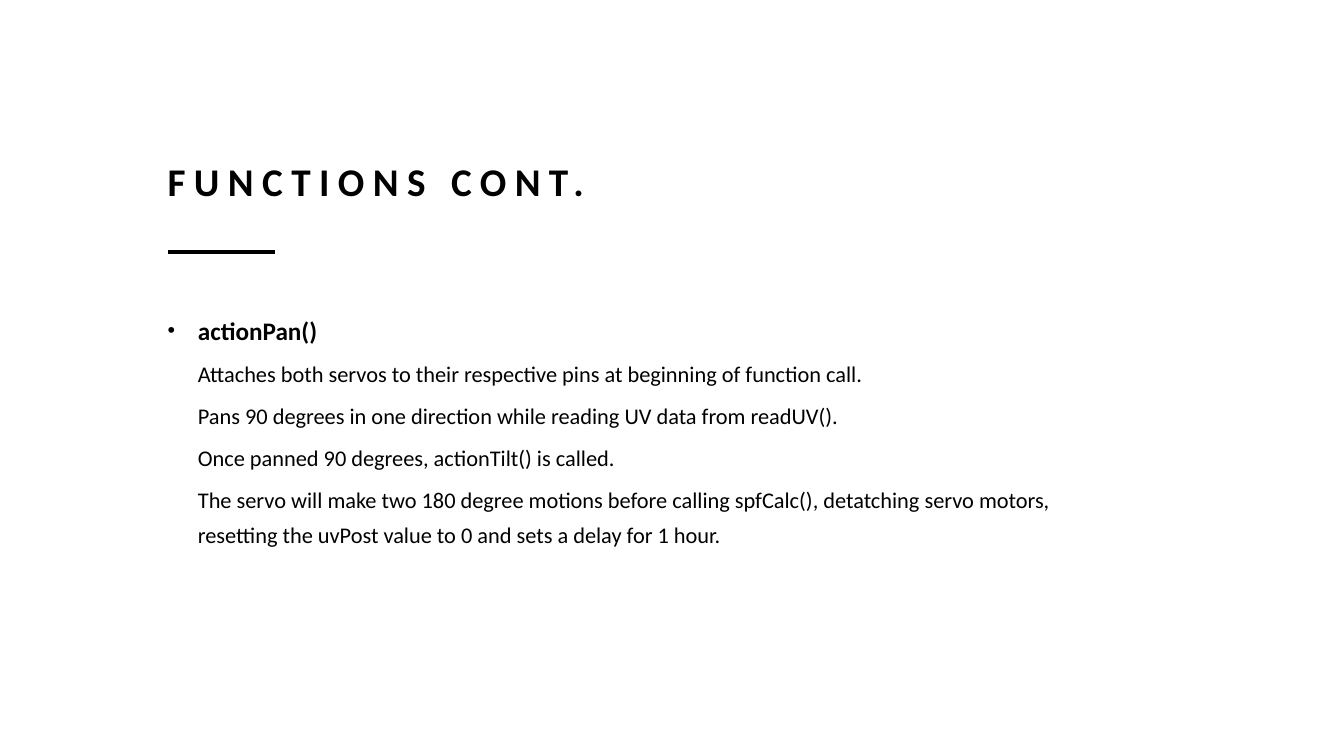
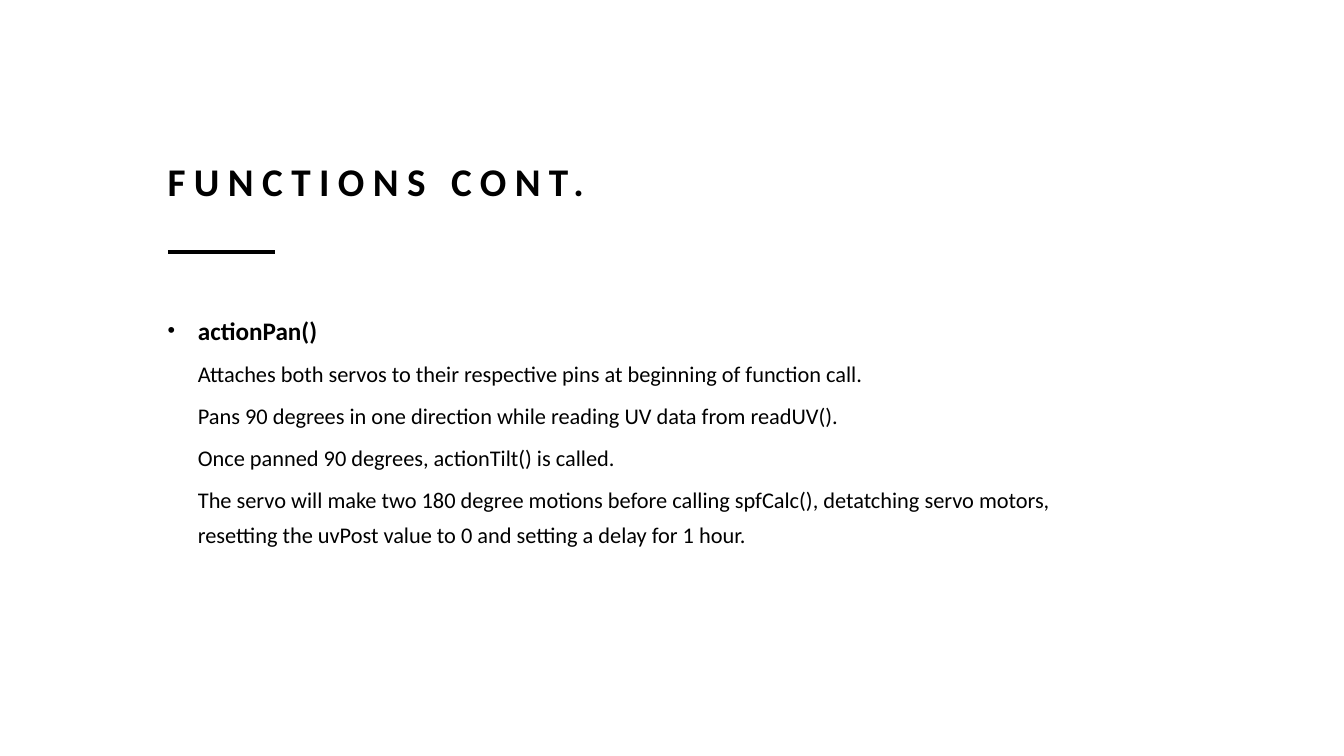
Before and after one commit to Boreyev/ID620_Projects_CALLIT1, a slide deck: slide 19 of Project02_IkeCallaghan/Presentation.pptx. Drawn at 1344x756 pixels with LibreOffice and Linux fonts; fonts in the diff are those of the drawing. Boxes give left, top, right and bottom in pixels: in the first picture for what was removed or moved away, otherwise in the second. Text is boxed around its words. In the diff, an @@ line names an element or a change of style, - is before the commit and + after.

```diff
--- a/Project02_IkeCallaghan/Presentation.pptx
+++ b/Project02_IkeCallaghan/Presentation.pptx
@@ text at [198,492,1049,547]: text changed @@
-  The servo will make two 180 degree motions before calling spfCalc(), detatching servo motors, resetting the uvPost value to 0 and sets a delay for 1 hour.
+  The servo will make two 180 degree motions before calling spfCalc(), detatching servo motors, resetting the uvPost value to 0 and setting a delay for 1 hour.
```
Also in this commit, not shown: 4 other slides changed.
